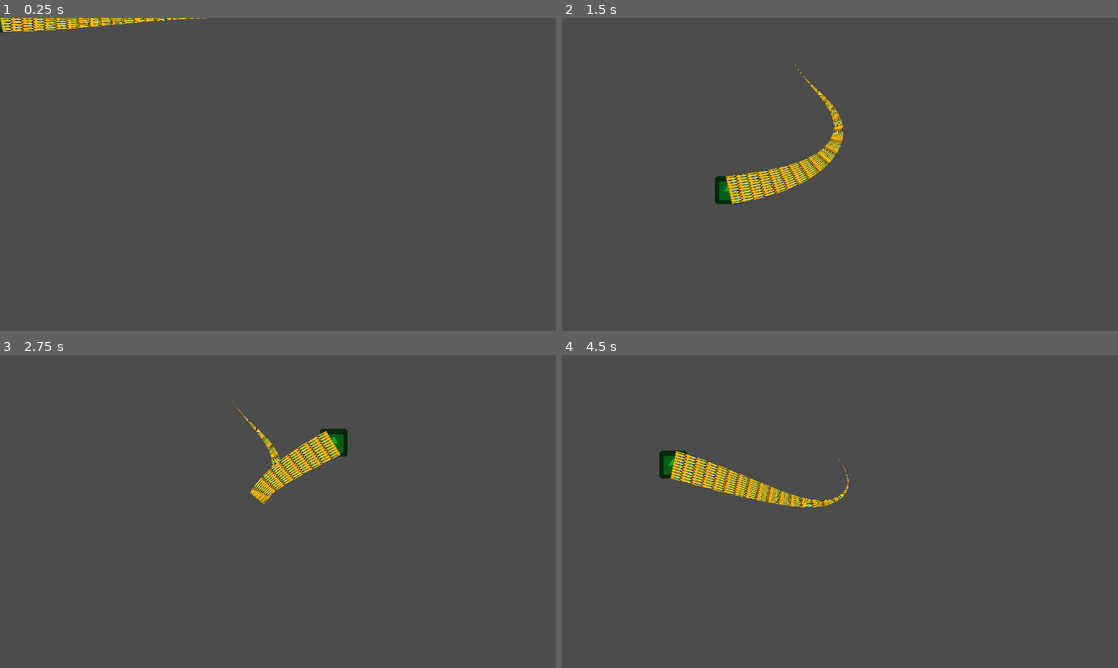
Above: before the commit, frames 1-4 (two rows, left to right).
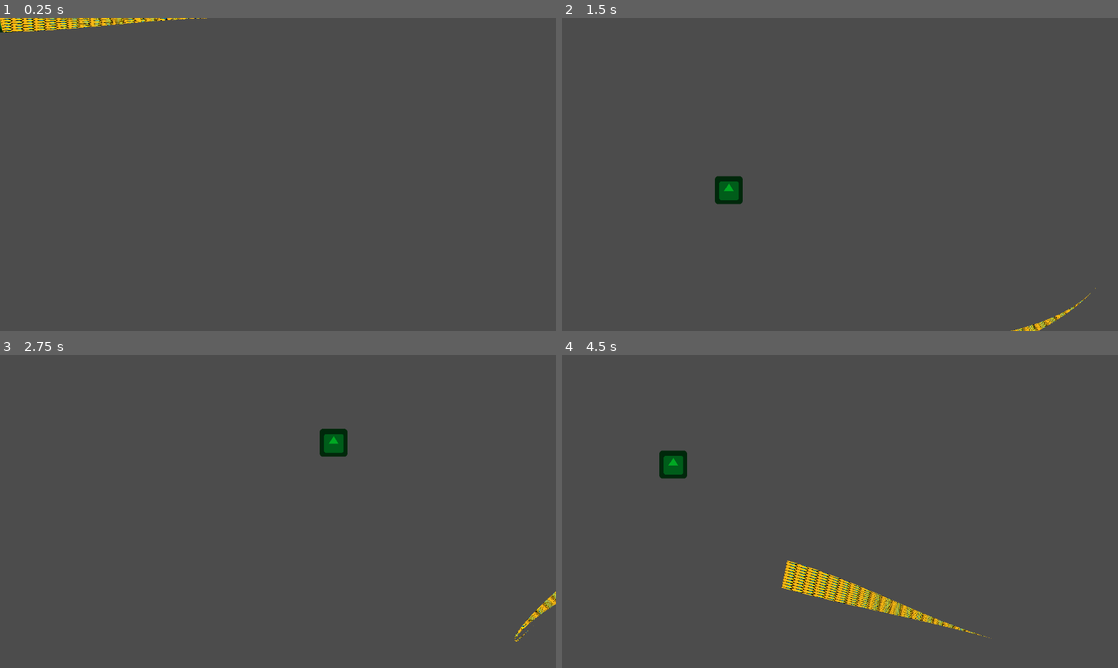
Above: after the commit, the same moments.

Repository: Bumfuzzle91/snake-game
Game: Godot game, scene res://snake/snake.tscn
Same seed, same stepped clock (60 frames per second), same inputs: the game is played once before the commit and once after it. The engine's default icon, where the game draws it, is replaced by a stand-in: a white triangle on a blue panel in a dark square.
Inputs (mouse positions are in pixels of both pictures, inside the frame that each line leads up to):
- Up to frame 1 (0.25 s): no input
- Up to frame 2 (1.5 s): tap Enter at 0.5 s; move the mouse to (962, 158) at 0.52 s; tap Space at 1.25 s; move the mouse to (728, 190) at 1.27 s
- Up to frame 3 (2.75 s): tap Enter at 2 s; move the mouse to (333, 442) at 2.02 s
- Up to frame 4 (4.5 s): tap Space at 2.75, 4.25 s; move the mouse to (812, 574) at 2.77 s; tap Enter at 3.5 s; move the mouse to (1006, 558) at 3.52 s; move the mouse to (673, 464) at 4.27 s

The runs differ from the first frame. In frame 1, 0.2% of the frame differs, in the area x 0-38%, y 0-5%; in frame 2, 2.0%; in frame 3, 1.7%; in frame 4, 3.6%, in the area x 19-78%, y 30-91%.

Commit message:
Made the snakes path a child of its body polygon node. the path is now more of a utility class, and has to be used and updated in the body script. The path is now also its own scene making editing the path by accident much more difficult.

Diff:
--- a/src/snake/snake.tscn
+++ b/src/snake/snake.tscn
@@ -1,15 +1,10 @@
-[gd_scene load_steps=9 format=2]
+[gd_scene load_steps=8 format=2]
 
 [ext_resource path="res://icon.png" type="Texture" id=1]
 [ext_resource path="res://snake/snake.gd" type="Script" id=2]
 [ext_resource path="res://snake/snake_body.gd" type="Script" id=3]
-[ext_resource path="res://snake/snake_path.gd" type="Script" id=4]
+[ext_resource path="res://snake/snake_path.tscn" type="PackedScene" id=4]
 [ext_resource path="res://snake/scales.png" type="Texture" id=5]
-
-[sub_resource type="Curve2D" id=1]
-_data = {
-"points": PoolVector2Array(  )
-}
 
 [sub_resource type="Curve" id=2]
 _data = [ Vector2( 0, 1 ), 0.0, 0.0, 0, 0, Vector2( 1, 0 ), 0.0, 0.0, 0, 0 ]
@@ -24,15 +19,9 @@
 self_modulate = Color( 0.00392157, 0.666667, 0.141176, 1 )
 texture = ExtResource( 1 )
 
-[node name="Path2D" type="Path2D" parent="."]
-curve = SubResource( 1 )
-script = ExtResource( 4 )
-head_path = NodePath("../Head")
-
-[node name="PathFollow2D" type="PathFollow2D" parent="Path2D"]
-
 [node name="Body" type="Polygon2D" parent="."]
 script = ExtResource( 3 )
 scale_texture = ExtResource( 5 )
 distort_curve_texture = SubResource( 3 )
-path2d_path = NodePath("../Path2D")
+
+[node name="SnakePath" parent="Body" instance=ExtResource( 4 )]
--- a/src/snake/snake_body.gd
+++ b/src/snake/snake_body.gd
@@ -2,15 +2,18 @@
 extends Polygon2D
 
 export(int) var width = 64
+export(int) var length = 512
+export(int) var resolution = 60
+
 export(Texture) var scale_texture
 export(CurveTexture) var distort_curve_texture
-
-export(NodePath) var path2d_path
 
 var path
 var follow
 var curve
 var distort_curve
+
+onready var head = get_parent()
 
 var rid
 var tex
@@ -19,7 +22,7 @@
 var uvs
 
 func _ready():
-	path = get_node(path2d_path)
+	path = $SnakePath
 	follow = path.get_child(0)
 	curve = path.curve
 	distort_curve = distort_curve_texture.curve
@@ -28,10 +31,13 @@
 	rid = get_canvas_item()
 	tex = scale_texture.get_rid()
 
+	path.generate_path(length, resolution)
+
 	create_mesh_from_path()
 	update()
 
 func _process(delta):
+	path.follow_target(head)
 	create_mesh_from_path()
 	update()
 
--- a/src/snake/snake_path.gd
+++ b/src/snake/snake_path.gd
@@ -1,16 +1,16 @@
 #snake_path.gd
 extends Path2D
 
-export(NodePath) var head_path
-export var length = 512
-export var resolution = 60
+#onready var follow = $PathFollow2D
 
-var head
-onready var follow = $PathFollow2D
+var length = 0
+var resolution = 0
 
-func _ready():
-	head = get_node(head_path)
+func generate_path(_length, _resolution):
 	curve.clear_points()
+
+	length = _length
+	resolution = _resolution
 
 	#total number of points = resolution + 1
 	for i in range(0, resolution + 1):
@@ -18,8 +18,8 @@
 
 		curve.add_point(pos)
 
-func _process(delta):
-	curve.set_point_position(0, to_global(head.position))
+func follow_target(target):
+	curve.set_point_position(0, to_global(target.position))
 	for i in range(0, curve.get_point_count()-1):
 		var p1 = curve.get_point_position(i)
 		var p2 = curve.get_point_position(i+1)
@@ -29,6 +29,6 @@
 		curve.set_point_position(i+1, p1 - vec)
 
 func _draw():
+#	draw_set_transform(Vector2(-to_global(position)), rotation, scale)
+#	draw_polyline(curve.get_baked_points(), Color.green, 20, true)
 	pass
-	#draw_set_transform(Vector2(-to_global(position)), rotation, scale)
-	#draw_polyline(curve.get_baked_points(), Color.green, 20, true)
--- /dev/null
+++ b/src/snake/snake_path.tscn
@@ -0,0 +1,14 @@
+[gd_scene load_steps=3 format=2]
+
+[ext_resource path="res://snake/snake_path.gd" type="Script" id=1]
+
+[sub_resource type="Curve2D" id=1]
+_data = {
+"points": PoolVector2Array(  )
+}
+
+[node name="SnakePath" type="Path2D"]
+curve = SubResource( 1 )
+script = ExtResource( 1 )
+
+[node name="PathFollow2D" type="PathFollow2D" parent="."]
--- a/src/stages/main.tscn
+++ b/src/stages/main.tscn
@@ -1,3 +1,5 @@
 [gd_scene format=2]
 
 [node name="Main" type="Node"]
+
+[node name="Snake" parent="." instance_placeholder="res://snake/snake.tscn"]
